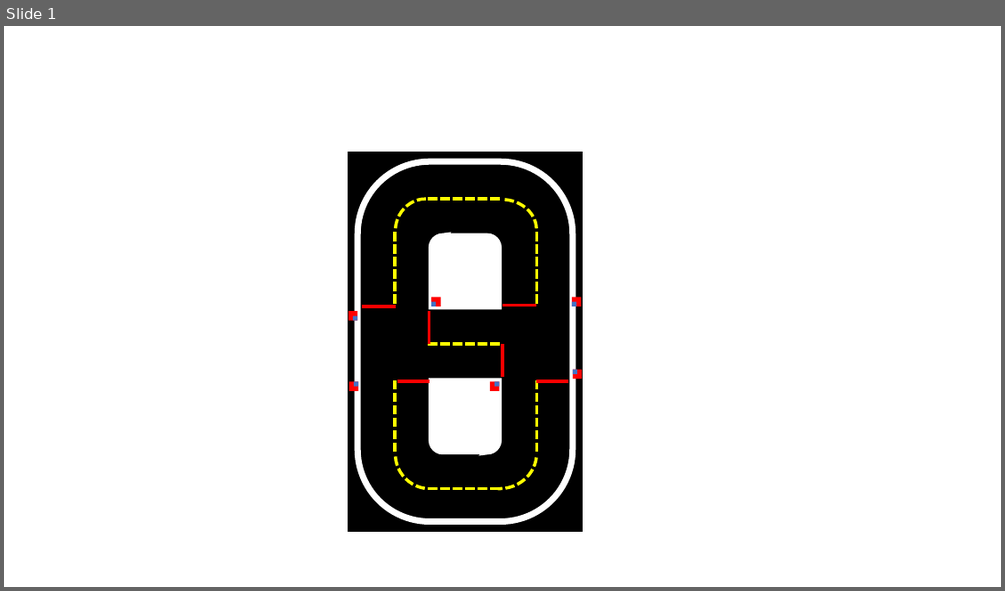
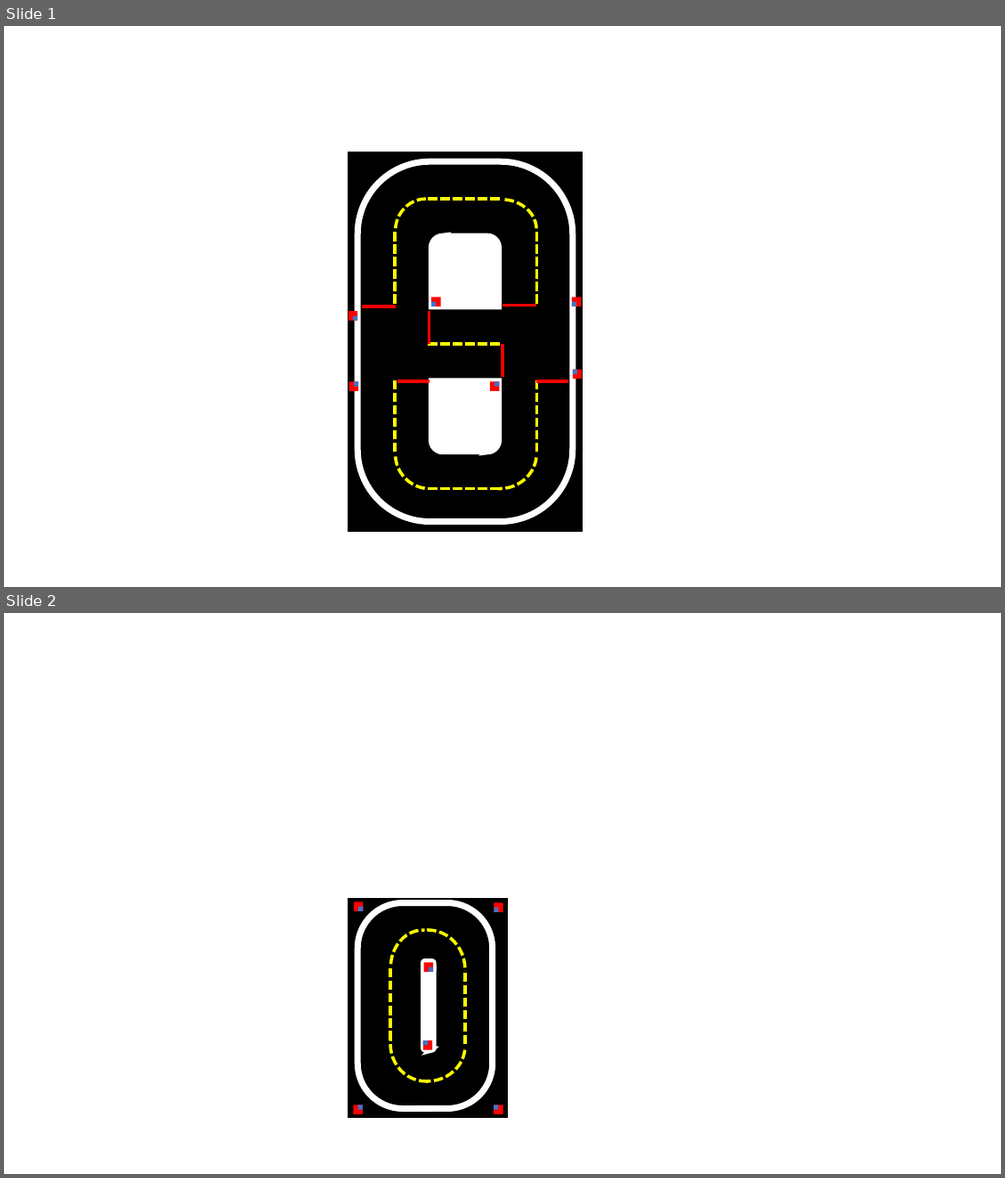
Before and after one commit to kushaljh/cse-571-project-2, a slide deck: map/8map.pptx. Shown one above the other, each under a label of ours: slide 1 before the commit, slides 1 and 2 after it. The pictures are 1005x591 and 1005x1178 pixels, drawn with LibreOffice and Linux fonts; fonts in the diff are those of the drawing. Boxes give left, top, right and bottom in pixels: in the first picture for what was removed or moved away, otherwise in the second. Text is boxed around its words. In the diff, an @@ line names an element or a change of style, - is before the commit and + after.

```diff
--- a/map/8map.pptx
+++ b/map/8map.pptx
@@ slide 2 added at [4, 613, 1001, 1174], background #FFFFFF @@
@@ rectangle added at [348, 898, 507, 1118], fill #000000, outline #000000 1 pt @@
@@ rectangle added at [354, 901, 363, 910], fill #FF0000 @@
@@ rounded rectangle added at [357, 903, 493, 1109], fill #000000, outline #FFFFFF 6 pt @@
@@ rectangle added at [494, 902, 502, 911], fill #FF0000 @@
@@ rectangle added at [358, 907, 363, 911], fill #4472C4 @@
@@ arc (boxed as its full ellipse) added at [390, 930, 465, 1008], outline #FFFF00 3 pt dashed @@
@@ arc (boxed as its full ellipse) added at [391, 930, 456, 1005], outline #FFFF00 3 pt dashed @@
@@ rectangle added at [494, 908, 498, 912], fill #4472C4 @@
@@ round same rect added at [423, 962, 432, 967], fill #FFFFFF, outline #FFFFFF 6 pt @@
@@ round same rect added at [423, 968, 432, 1050], fill #FFFFFF, outline #FFFFFF 6 pt @@
@@ rectangle added at [423, 962, 432, 971], fill #FF0000 @@
@@ rectangle added at [429, 966, 433, 971], fill #4472C4 @@
@@ group added at [389, 968, 465, 1081]: 2 lines, 2 arc (boxed as its full ellipse)s @@
@@ rectangle added at [423, 1041, 432, 1050], fill #FF0000 @@
@@ rectangle added at [423, 1041, 428, 1046], fill #4472C4 @@
@@ rectangle added at [353, 1104, 362, 1113], fill #FF0000 @@
@@ rectangle added at [357, 1104, 362, 1109], fill #4472C4 @@
@@ rectangle added at [494, 1104, 502, 1113], fill #FF0000 @@
@@ rectangle added at [494, 1104, 498, 1109], fill #4472C4 @@
```
Also in this commit, not shown: 1 other file.
